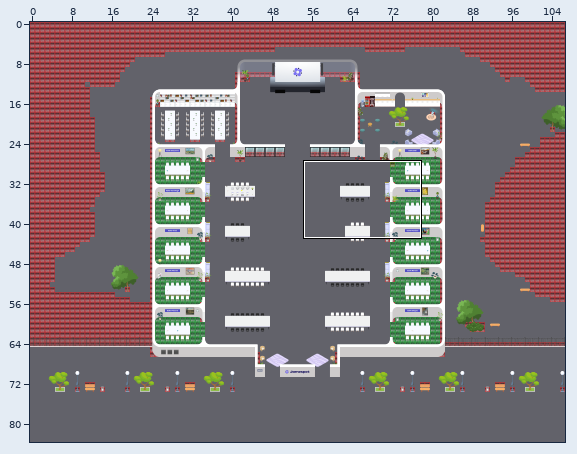
Tiled map (JSON), stored at 2026-new-Jland/new-jland-2026.tmj. The first picture is a wide view before the edit; the outline marks the close-up.
Close-up. Before:
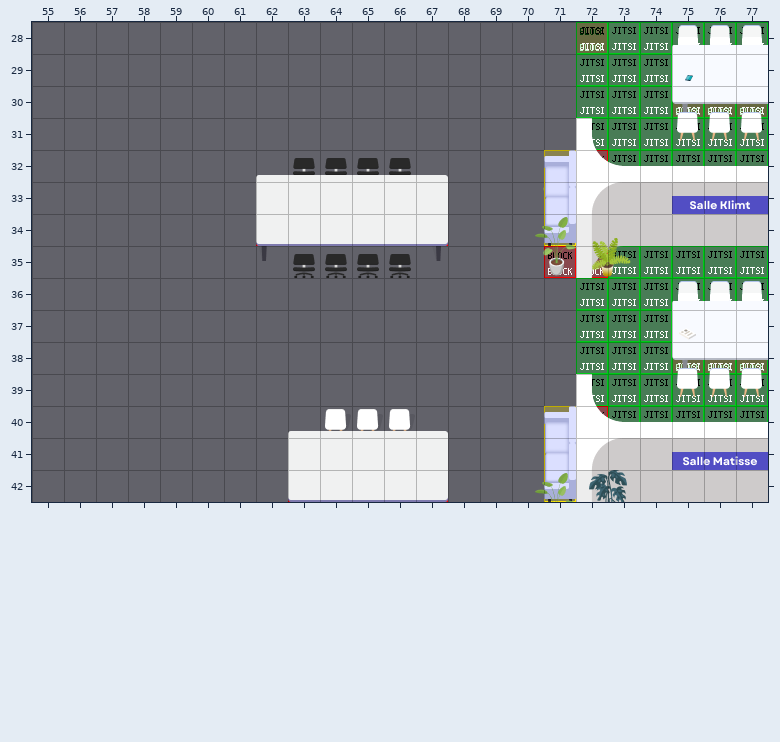
Cells are 32x32 px. Shown: x 55..77, y 28..42. The commit also changed other parts of the map, which this record leaves out. Not drawn, because the pictures are missing: unchanged layer "bg".
Once edited:
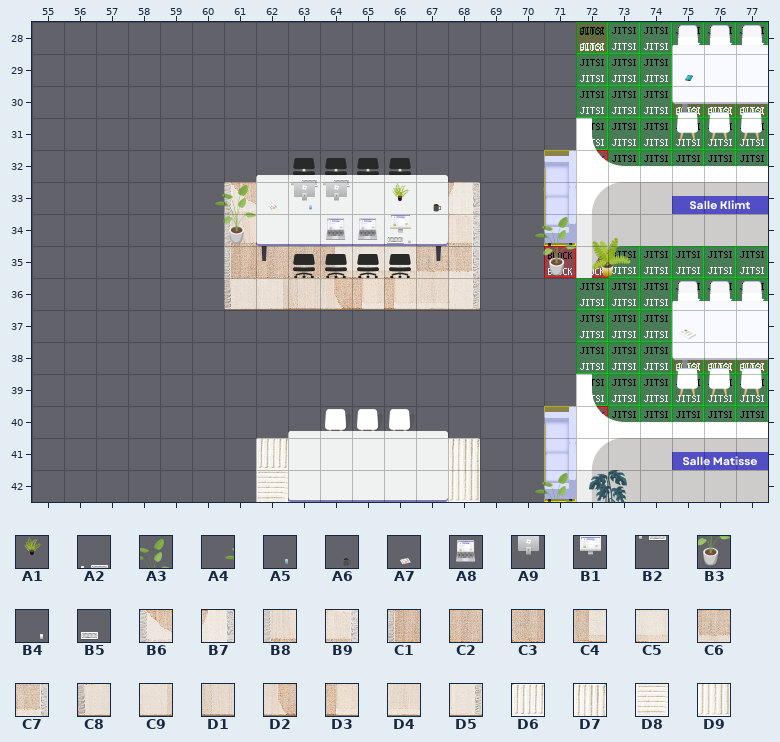
Key: from "Misc": A1 647, A2 812, A3 814 flipped left-right, A4 815 flipped left-right, A5 816, A6 817 flipped left-right, A7 818, A8 819, A9 820, B1 821, B2 852, B3 854 flipped left-right, B4 860, B5 861; from "tapis": B6 7, B7 13, B8 27, B9 33, C1 47, C2 48, C3 49, C4 50, C5 51, C6 52, C7 53, C8 67, C9 68, D1 69, D2 70, D3 71, D4 72, D5 73, D6 87, D7 93, D8 107, D9 113.
__ is an empty cell.
Changes in this commit:
Layer "grillage":
There is now tile B6 in row 33 at x 61.
There is now tile B7 in row 33 at x 68.
There is now tile B8 in row 34 at x 61.
There is now tile B9 in row 34 at x 68.
There is now tile C1 in row 35 at x 61.
There is now tile C2 in row 35 at x 62.
There is now tile C3 in row 35 at x 63.
There is now tile C4 in row 35 at x 64.
There is now tile C5 in row 35 at x 65 to 66.
There is now tile C6 in row 35 at x 67.
There is now tile C7 in row 35 at x 68.
There is now tile C8 in row 36 at x 61.
There is now tile C9 in row 36 at x 62.
There is now tile D1 in row 36 at x 63.
There is now tile D2 in row 36 at x 64.
There is now tile D3 in row 36 at x 65 to 66.
There is now tile D4 in row 36 at x 67.
There is now tile D5 in row 36 at x 68.
There is now tile D6 in row 41 at x 62.
There is now tile D7 in row 41 at x 68.
There is now tile D8 in row 42 at x 62.
There is now tile D9 in row 42 at x 68.
Layer "Wall Down":
There is now tile A5 in row 33 at x 63.
There is now tile A8 in row 34 at x 64 to 65.
There is now tile B3 in row 34 at x 61.
There is now tile B5 in row 34 at x 66.
Layer "Misc above walls":
There is now tile B4 in row 34 at x 66.
Layer "Bureaux Up":
There is now tile A1 in row 33 at x 66.
There is now tile A3 in row 33 at x 61.
There is now tile A4 in row 33 at x 60.
There is now tile A6 in row 33 at x 67.
There is now tile A7 in row 33 at x 62.
There is now tile B1 in row 34 at x 66.
Layer "Wall Up":
There is now tile A2 in row 32 at x 63 to 64.
There is now tile B2 in row 33 at x 63 to 64.
Layer "Misc up":
There is now tile A9 in row 33 at x 63 to 64.
Changed places in both close-ups, as pixel boxes (x1, y1, x2, y2):
added: (215, 179, 480, 310)
added: (256, 438, 288, 502)
added: (448, 438, 480, 502)
